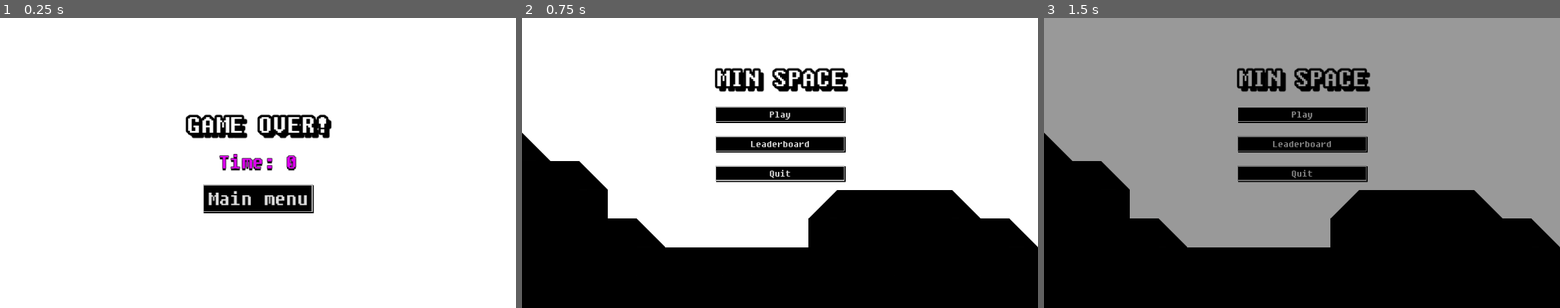
Above: before the commit, frames 1-3 (left to right).
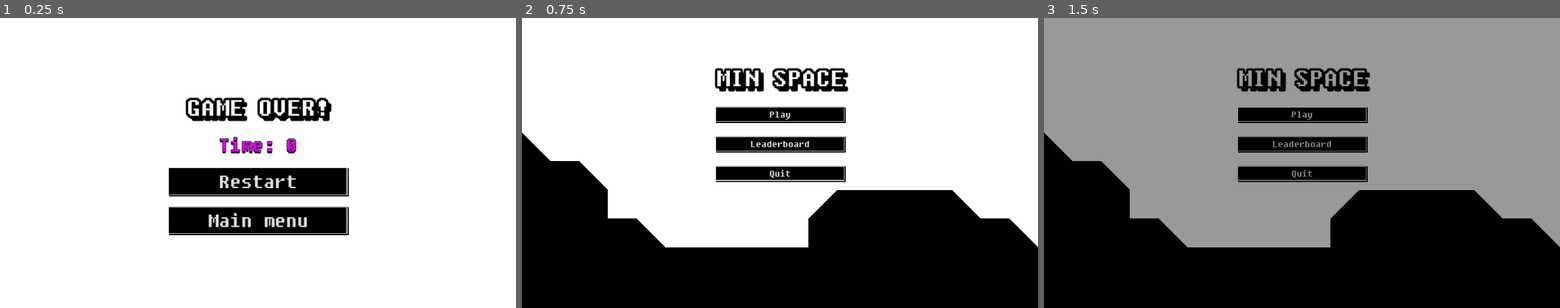
Above: after the commit, the same moments.

Repository: kagamiAL/CALHACKS_2024
Game: Godot game, scene res://scenes/UI/GameOver.tscn
The game is run twice, just before and just after one commit, with the same random seed, the same clock (stepped at 60 frames per second) and the same inputs. This scene is started directly instead of the project's main scene.
Inputs:
- Up to frame 1 (0.25 s): no input
- Up to frame 2 (0.75 s): click "Main menu" at 0.5 s
- Up to frame 3 (1.5 s): click "Play" at 1.25 s

The runs differ from the first frame. In frame 1, 10% of the frame differs, in the area x 32-68%, y 27-75%; in frame 2, nothing differs; in frame 3, nothing differs.

Commit message:
Add restart button to game over screen.

Diff:
--- a/scenes/UI/GameOver.gd
+++ b/scenes/UI/GameOver.gd
@@ -3,14 +3,16 @@
 @onready var switch_scene = get_node("/root/SceneSwitch")
 
 @onready var time_label: Label = $CanvasLayer/VBoxContainer/Time as Label
-@onready var main_menu_button: Button = $CanvasLayer/VBoxContainer/Button as Button
 
 var player_time: float = 0;
 
 # Called when the node enters the scene tree for the first time.
 func _ready():
 	time_label.text = "Time: " + str(player_time)
-	main_menu_button.button_down.connect(_on_main_menu_button_pressed)
 
-func _on_main_menu_button_pressed():
+func _on_main_menu_pressed():
 	switch_scene.goto_scene("res://scenes/Main/Main.tscn")
+
+
+func _on_restart_pressed():
+	switch_scene.goto_scene("res://scenes/Main/Game.tscn")
--- a/scenes/UI/GameOver.tscn
+++ b/scenes/UI/GameOver.tscn
@@ -58,10 +58,17 @@
 horizontal_alignment = 1
 vertical_alignment = 1
 
-[node name="Button" type="Button" parent="CanvasLayer/VBoxContainer"]
+[node name="Restart" type="Button" parent="CanvasLayer/VBoxContainer"]
 layout_mode = 2
-size_flags_horizontal = 4
-size_flags_vertical = 4
+theme_override_font_sizes/font_size = 50
+text = "Restart"
+icon_alignment = 1
+
+[node name="MainMenu" type="Button" parent="CanvasLayer/VBoxContainer"]
+layout_mode = 2
 theme_override_font_sizes/font_size = 50
 text = "Main menu"
 icon_alignment = 1
+
+[connection signal="pressed" from="CanvasLayer/VBoxContainer/Restart" to="." method="_on_restart_pressed"]
+[connection signal="pressed" from="CanvasLayer/VBoxContainer/MainMenu" to="." method="_on_main_menu_pressed"]
